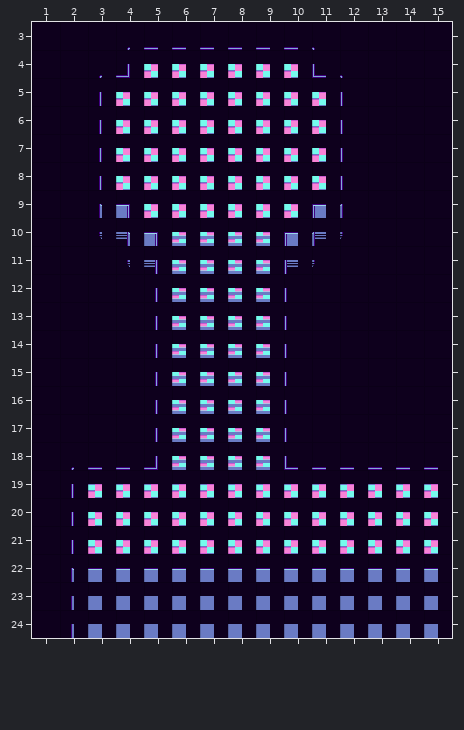
A Tiled map gets an edit: scripts/world/maps/intro/item_1.tmx. The picture above was drawn from the file before the commit.
Cells are 40x40 px. Shown: x 1..15, y 3..24.
New version:
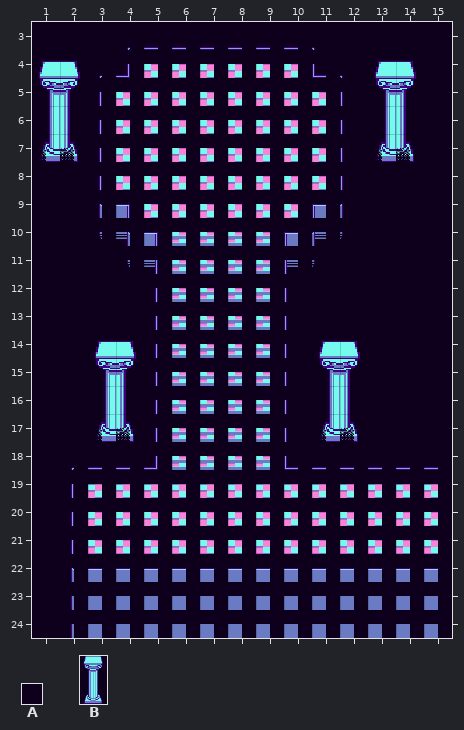
Key: from "vapor": A 9; from "vapor_objects": B 1 "pillar".
_ is an empty cell, . an unchanged one.
Objects are placed by their top-left corner, in cells (3,4 is the top-left corner of cell 3,4); size is 1x1 cell unless given.
Tiles of an added or newly shown layer are drawn over the layers below it.
Difference:
--- layer "objects_pillars_below" (added)
+B "pillar" at 11,14.4 size 2x3.6
+B "pillar" at 3,14.4 size 2x3.6
--- layer "Tile Layer 1"
@@ x 3..12 @@
-17 __......__
+17 AA......AA
--- layer "objects"
+B "pillar" at 13,4.4 size 2x3.6
+B "pillar" at 1,4.4 size 2x3.6
--- layer "overlay" (added)
@@ x 1..14 @@
- 7 __..........__
+ 7 AA..........AA
